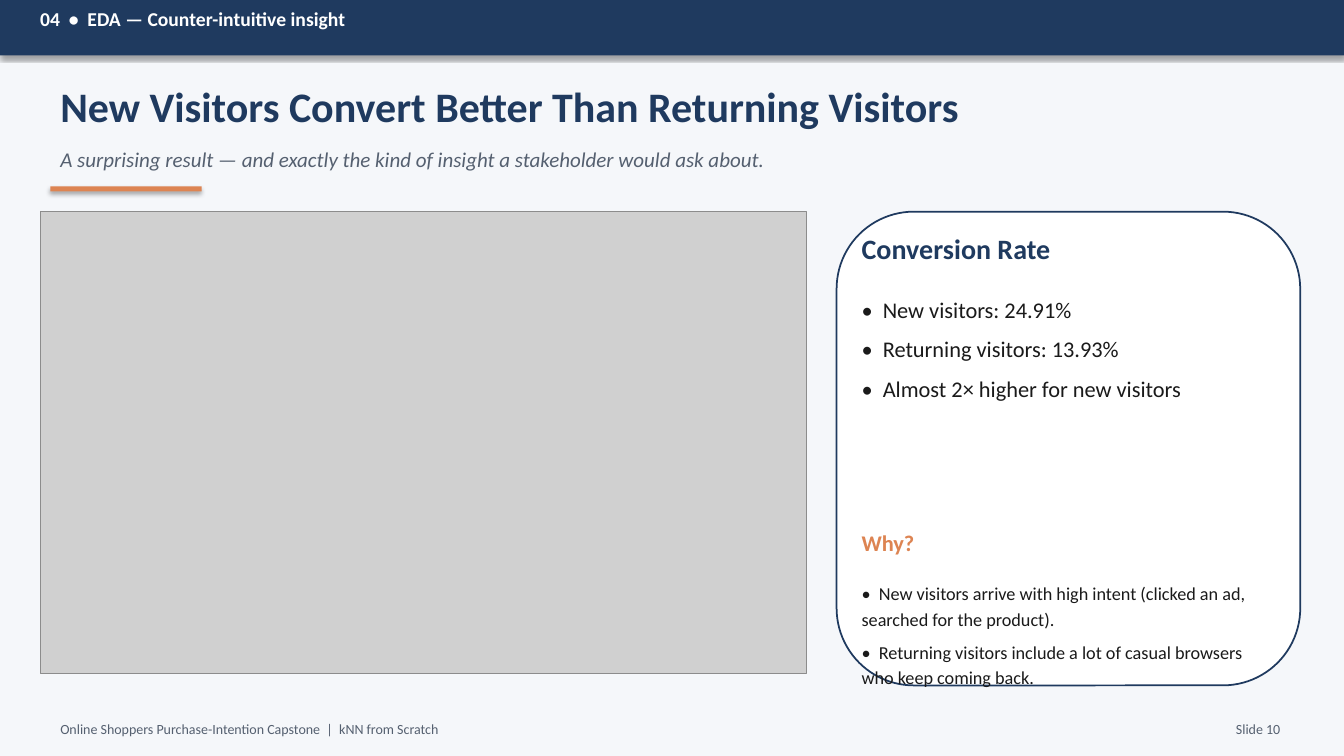
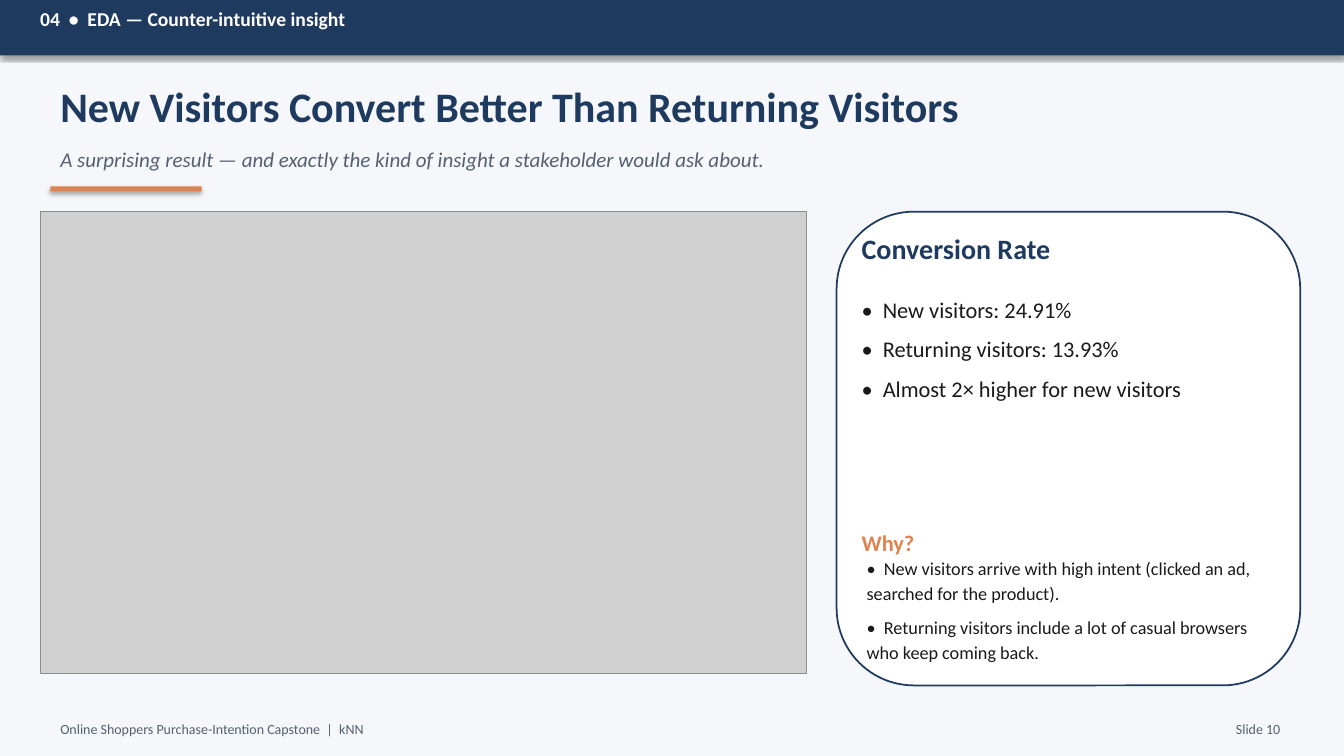
Before and after one commit to RodneeGlenMartin/Capstone-KNN-OnlineShoppers, a slide deck: slide 10 of Capstone_Presentation.pptx. Drawn at 1344x756 pixels with LibreOffice and Linux fonts; fonts in the diff are those of the drawing; grey boxes stand for pictures. Boxes give left, top, right and bottom in pixels: in the first picture for what was removed or moved away, otherwise in the second. Text is boxed around its words. In the diff, an @@ line names an element or a change of style, - is before the commit and + after.

Commit message:
Update capstone documents and small print fix
Replace/update presentation and report files (Capstone_Presentation.pptx, Capstone_Report.docx, Findings.docx) and add a PDF export (Capstone_Report.pdf). Also adjust preprocessing.py log message to remove the explicit “(Step 4)” marker for a more generic completion message.

```diff
--- a/Capstone_Presentation.pptx
+++ b/Capstone_Presentation.pptx
@@ text "• New visitors arrive with ..." moved from (x1=862, y1=587, x2=1245, y2=687) to (x1=867, y1=562, x2=1250, y2=662) @@
@@ text at (x1=60, y1=724, x2=363, y2=737): text changed @@
-Online Shoppers Purchase-Intention Capstone | kNN from Scratch
+Online Shoppers Purchase-Intention Capstone | kNN
```
Also in this commit, not shown: 20 other slides changed, 4 other files.
